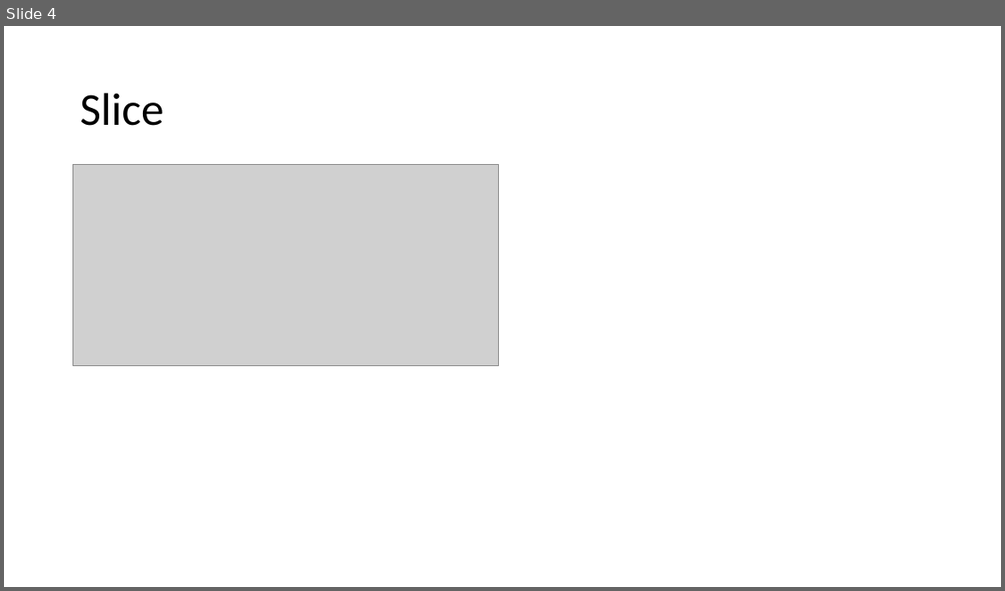
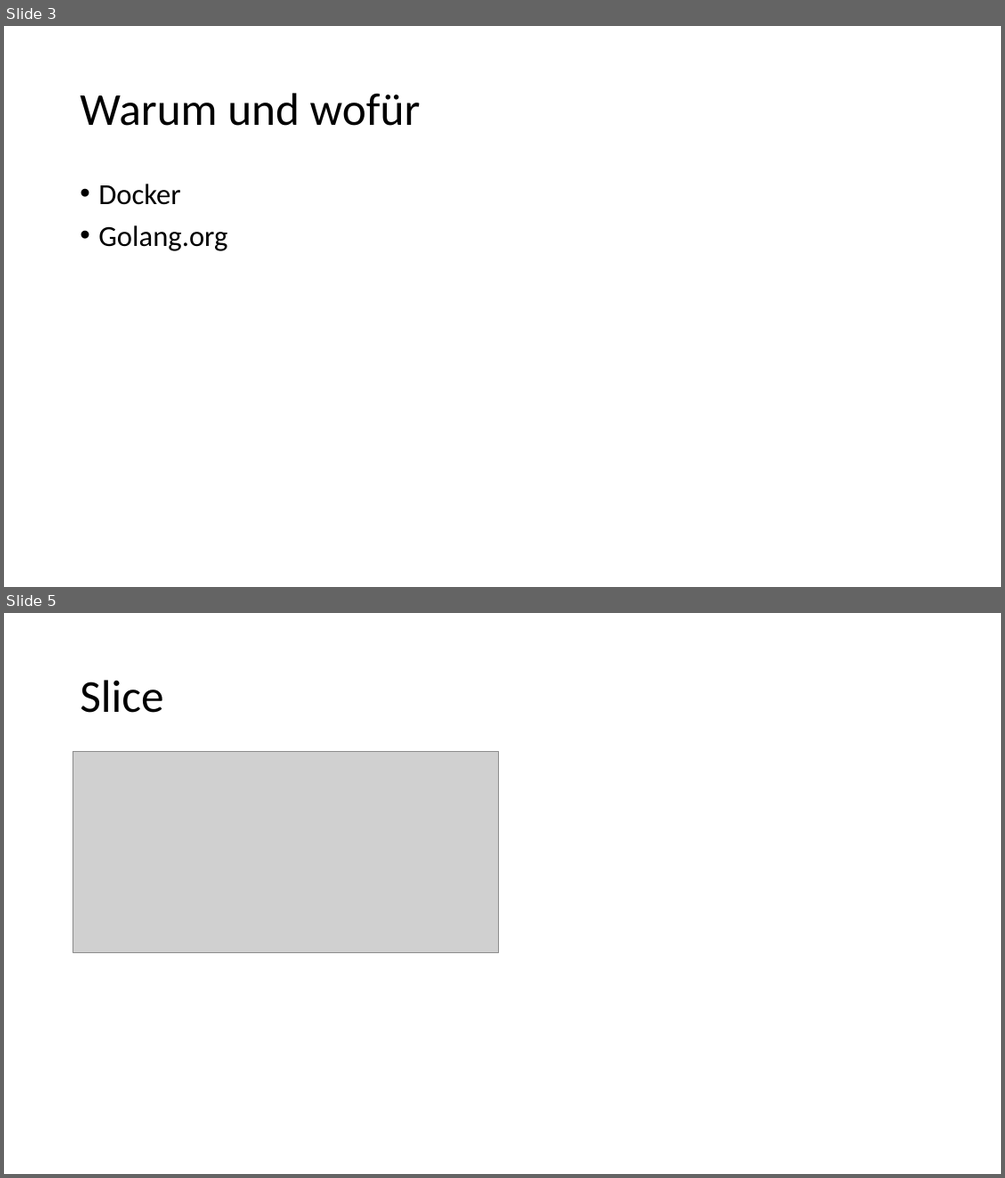
Before and after one commit to alexsuter/golang-experience, a slide deck: presi/presi.pptx. Shown one above the other, each under a label of ours: slide 4 before the commit, slides 3 and 5 after it; the slides between them are not shown. The pictures are 1005x591 and 1005x1178 pixels, drawn with LibreOffice and Linux fonts; fonts in the diff are those of the drawing; grey boxes stand for pictures. Boxes give left, top, right and bottom in pixels: in the first picture for what was removed or moved away, otherwise in the second. Text is boxed around its words. In the diff, an @@ line names an element or a change of style, - is before the commit and + after.

```diff
--- a/presi/presi.pptx
+++ b/presi/presi.pptx
@@ slide 3 added at (x1=4, y1=26, x2=1001, y2=587), background #FFFFFF @@
@@ title added at (x1=80, y1=93, x2=421, y2=126), 44 pt, text #000000 @@
+Warum und wofür
@@ text added at (x1=98, y1=184, x2=227, y2=251), 28 pt, text #000000 @@
+• Docker
+• Golang.org
@@ what was slide 4 is now slide 5 @@
```
Also in this commit, not shown: 2 slides changed, 7 other files.
